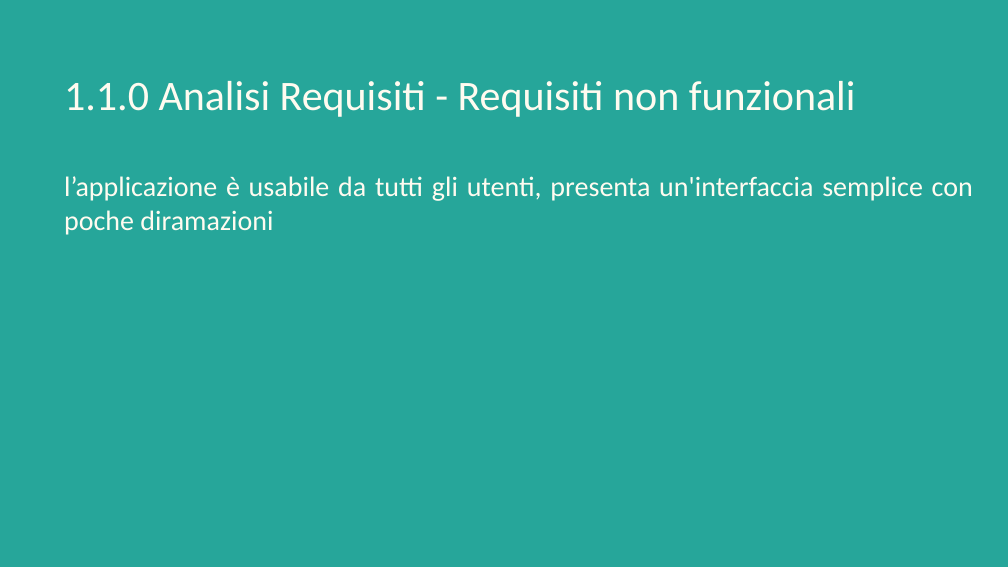
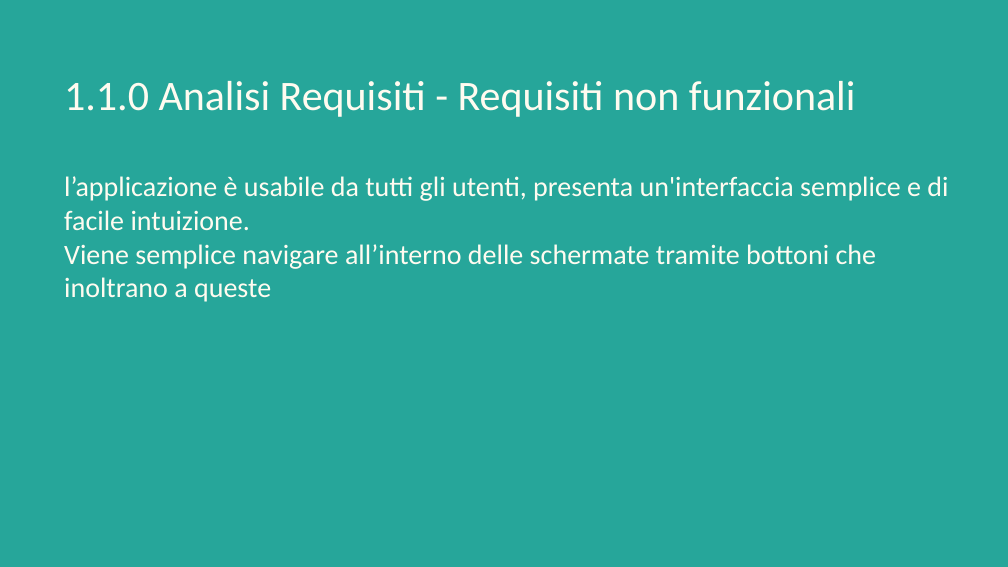
Before and after one commit to Giulia248/UniBookMi, a slide deck: slide 7 of others/Relazione UniBookMi.pptx. Drawn at 1008x567 pixels with LibreOffice and Linux fonts; fonts in the diff are those of the drawing. Boxes give left, top, right and bottom in pixels: in the first picture for what was removed or moved away, otherwise in the second. Text is boxed around its words. In the diff, an @@ line names an element or a change of style, - is before the commit and + after.

```diff
--- a/others/Relazione UniBookMi.pptx
+++ b/others/Relazione UniBookMi.pptx
@@ title at <box>64,176,948,302</box>: text changed @@
-l’applicazione è usabile da tutti gli utenti, presenta un'interfaccia semplice con poche diramazioni
+l’applicazione è usabile da tutti gli utenti, presenta un'interfaccia semplice e di facile intuizione.
+Viene semplice navigare all’interno delle schermate tramite bottoni che inoltrano a queste
```
Also in this commit, not shown: 8 other slides changed, 1 other file.
